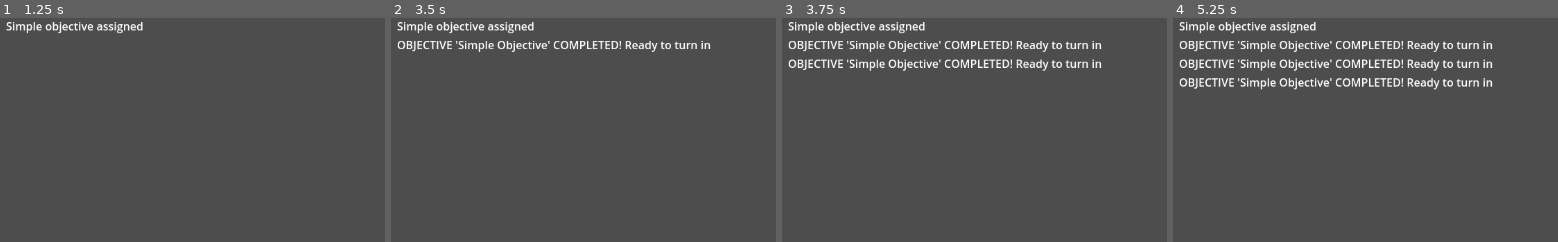
Above: before the commit, frames 1-4 (left to right).
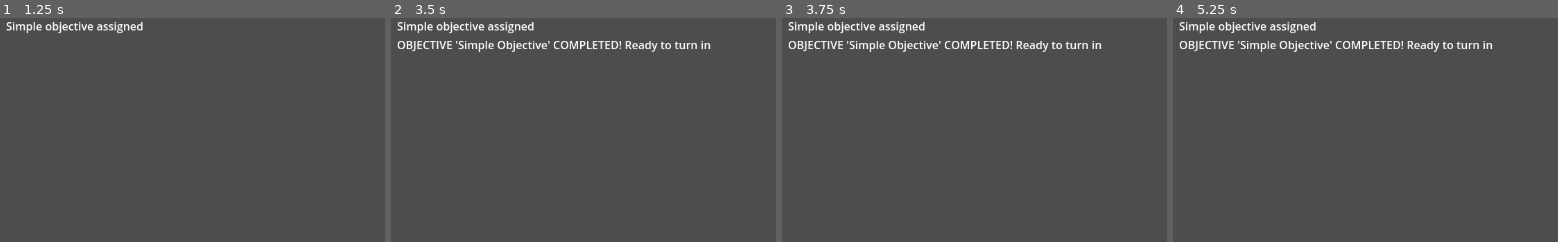
Above: after the commit, the same moments.

Repository: hamgoblin45/Fascism-Sim
Game: Godot game, scene res://Interface/objective_control.tscn
Two runs of this game, one before a commit and one after it. Both use one fixed random seed, a clock stepped at 60 frames per second and the inputs below.
Inputs:
- Up to frame 1 (1.25 s): click "Assign Simple Objective" at 0.5 s
- Up to frame 2 (3.5 s): click "Advance Simple Objective" at 1.25 s; click "Turn In Simple Objective" at 2 s; click "Assign Gather Objective" at 2.75 s
- Up to frame 3 (3.75 s): click "Advance Simple Objective" at 3.5 s
- Up to frame 4 (5.25 s): click "Turn In Simple Objective" at 4.25 s; click "Advance Simple Objective" at 5 s
The pictures show only the part of the screen within x 0-50%, y 0-50%; the shares and areas given below are measured in that part.

Frames 1-2 are identical in both runs. In frame 3, 1.7% of the frame differs, in the area x 1-83%, y 18-24%; in frame 4, 3.5%, in the area x 1-83%, y 18-33%.

Commit message:
Minor tweaks

Diff:
--- a/objectives/Data/Objectives/ObjectiveData.gd
+++ b/objectives/Data/Objectives/ObjectiveData.gd
@@ -10,9 +10,9 @@
 
 var current_step: ObjectiveStepData
 
-var ready_to_turn_in: bool = false
 @export var turn_in_npc: String = "" # Not sure if this is necessary but putting it here in case
 var complete: bool = false
+var turned_in: bool = false
 var failed: bool = false
 
 @export var follow_up_objective: ObjectiveData
@@ -34,6 +34,7 @@
 			break
 
 	if next_step_index >= step_datas.size():
+		complete = true
 		EventBus.objective_completed.emit(self)
 		return
 
--- a/objectives/test_control.gd
+++ b/objectives/test_control.gd
@@ -42,7 +42,9 @@
 
 func _on_advance_simple_objective_pressed() -> void:
 	var obj = TEST_SIMPLE_OBJECTIVE
-	EventBus.advance_objective.emit(obj)
+
+	if !obj.complete:
+		EventBus.advance_objective.emit(obj)
 
 
 func _on_fail_simple_objective_pressed() -> void:
